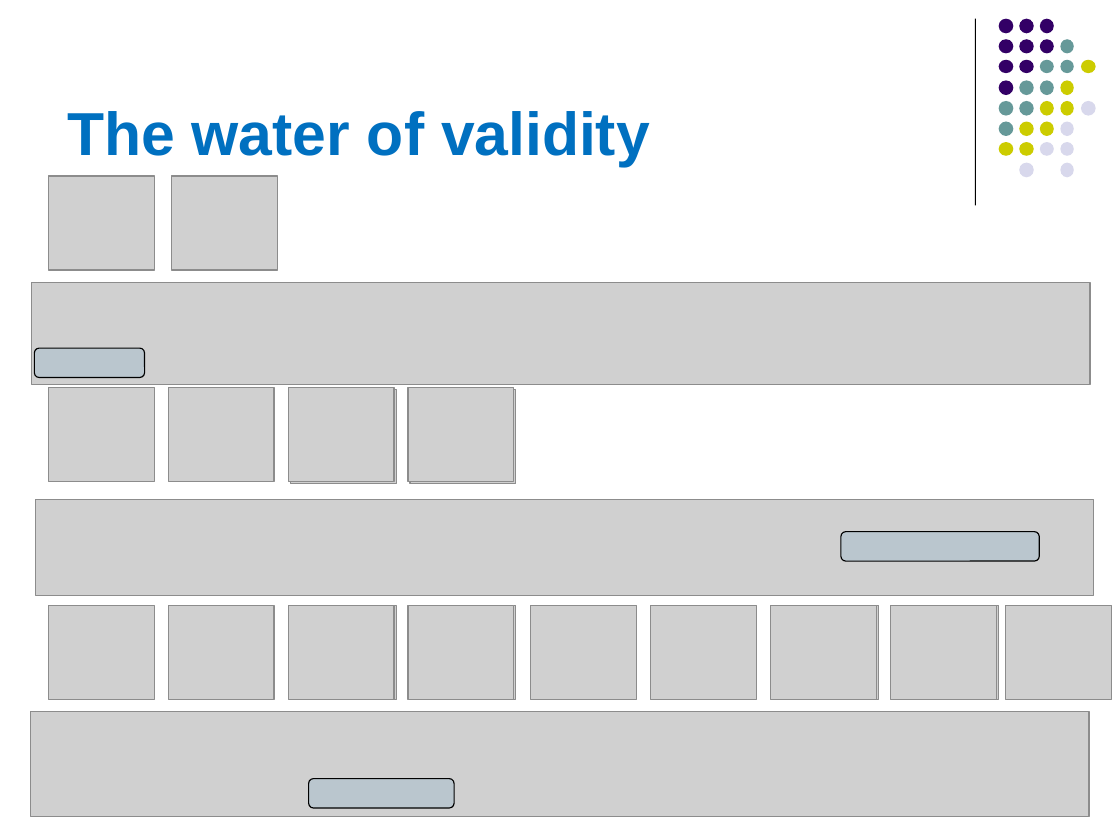
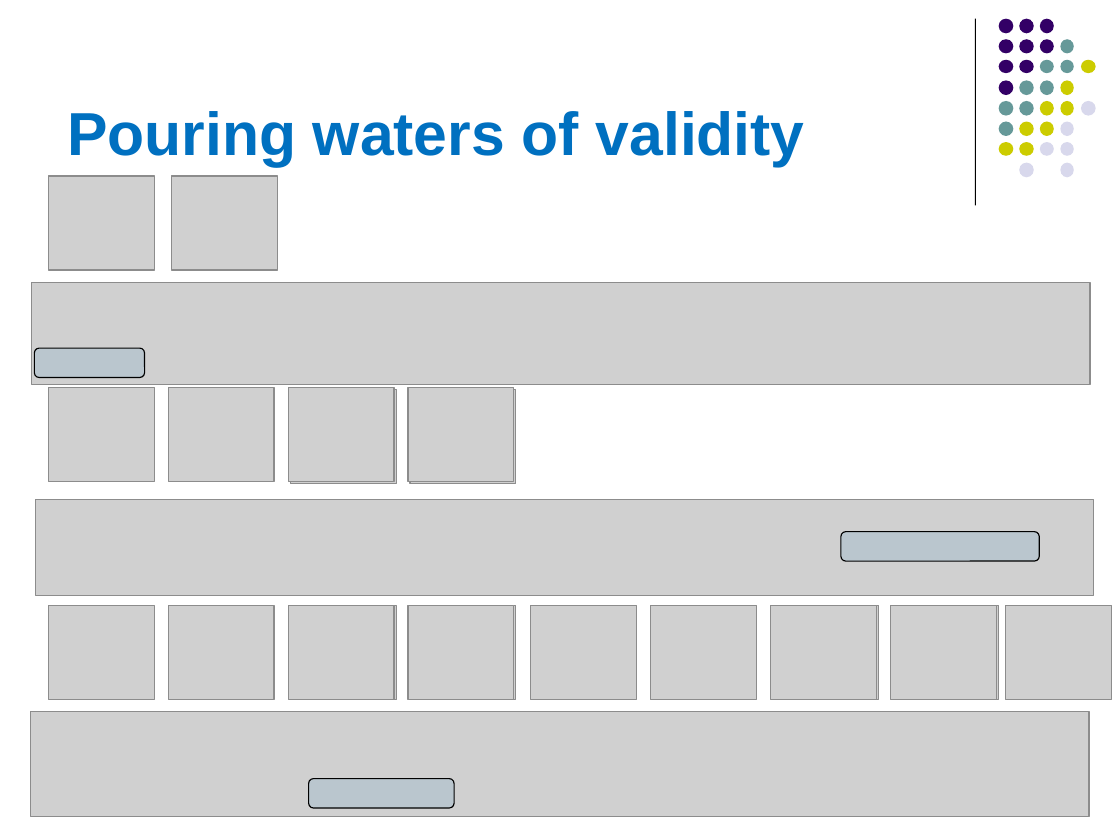
Before and after one commit to hrennau/greenfox, a slide deck: slide 15 of about/greenfox04.pptx (slide 17 before the commit). Drawn at 1120x840 pixels with LibreOffice and Linux fonts; fonts in the diff are those of the drawing; grey boxes stand for pictures. Boxes give left, top, right and bottom in pixels: in the first picture for what was removed or moved away, otherwise in the second. Text is boxed around its words. In the diff, an @@ line names an element or a change of style, - is before the commit and + after.

```diff
--- a/about/greenfox04.pptx
+++ b/about/greenfox04.pptx
@@ title at (67, 111, 805, 167): text changed @@
-The water of validity
+Pouring waters of validity
```
Also in this commit, not shown: 14 other slides changed, 3 slides added, 31 slides removed, 32 other files.
